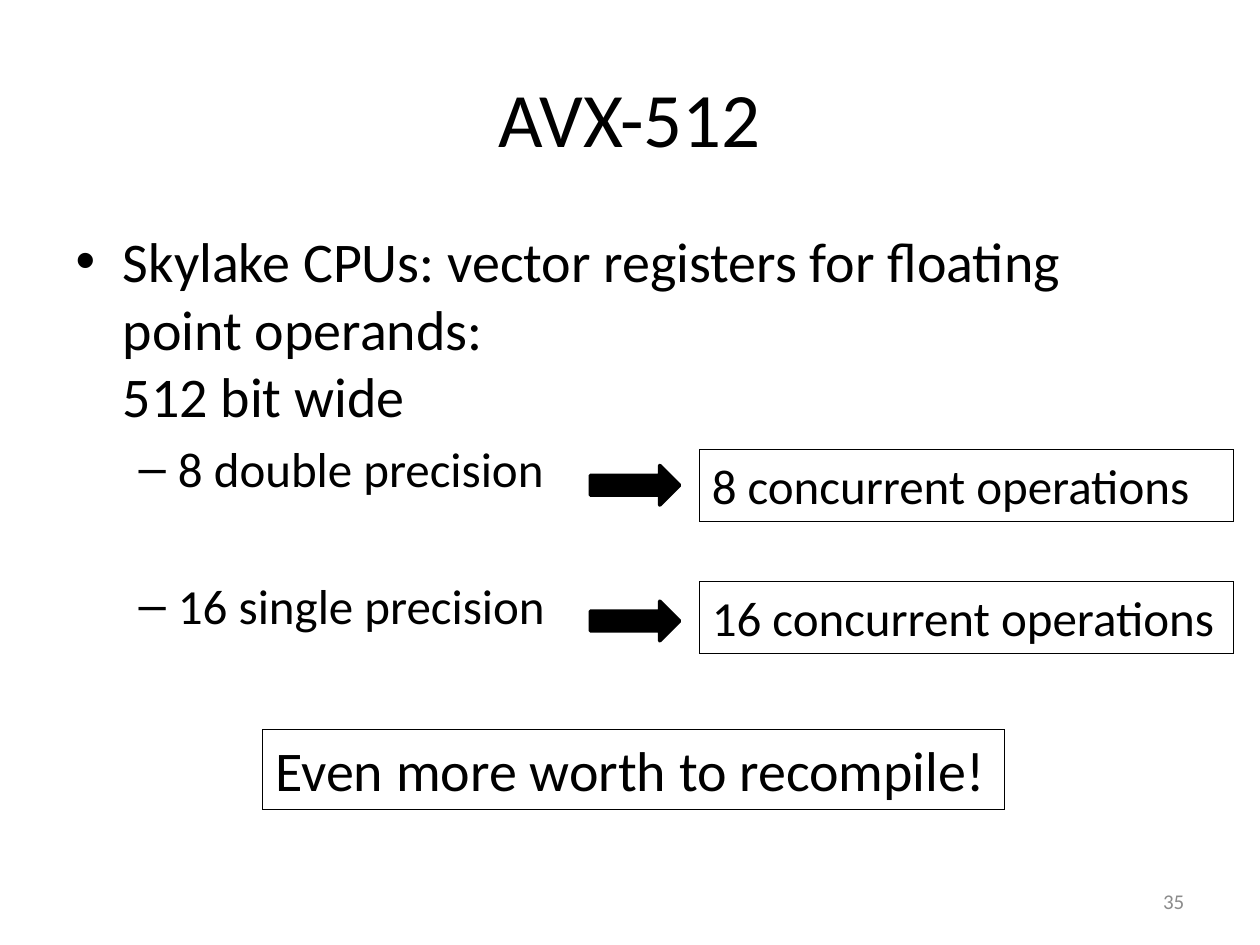
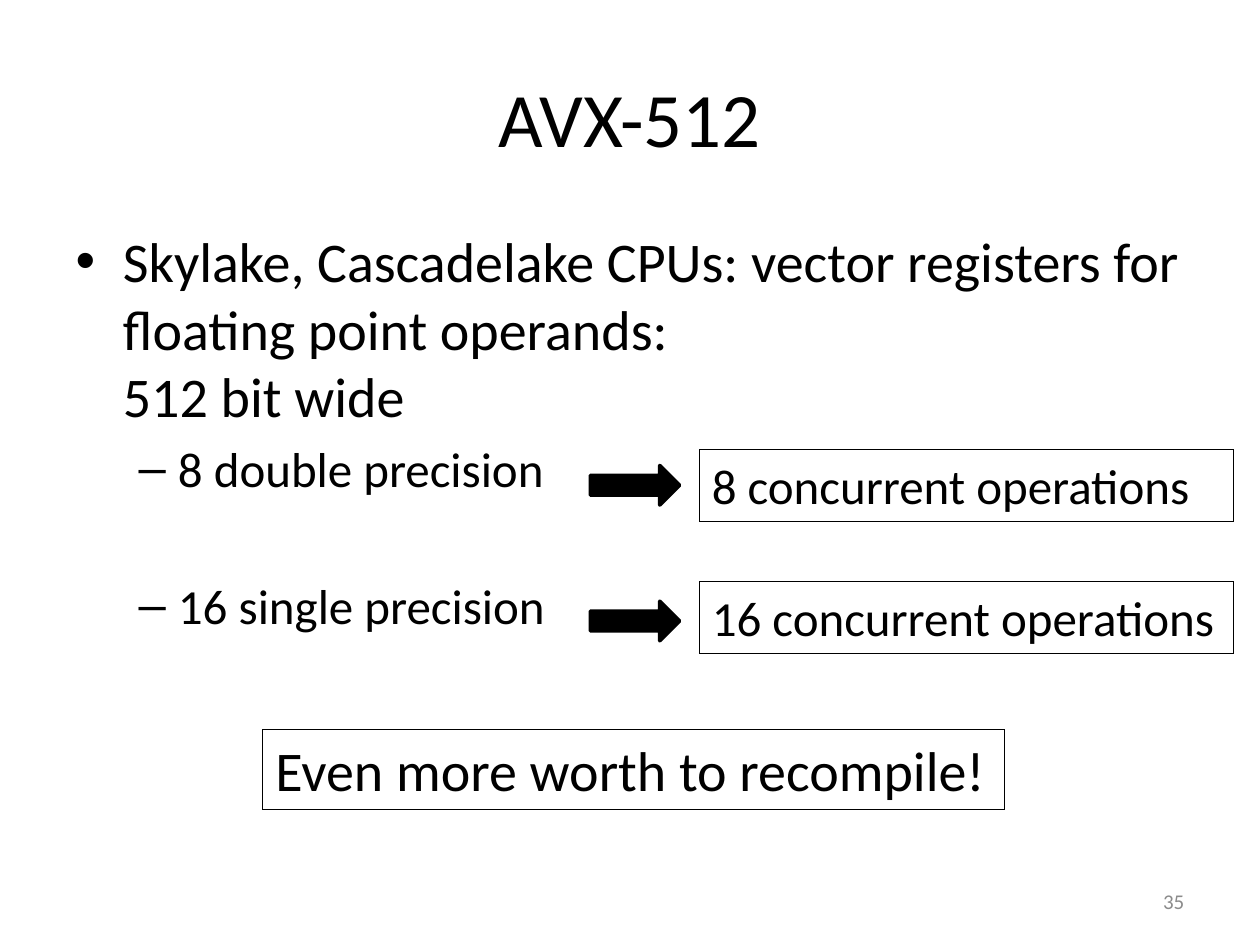
Before and after one commit to gjbex/Code-optimization, a slide deck: slide 35 of code_optimization.pptx. Drawn at 1260x945 pixels with LibreOffice and Linux fonts; fonts in the diff are those of the drawing. Boxes give left, top, right and bottom in pixels: in the first picture for what was removed or moved away, otherwise in the second. Text is boxed around its words. In the diff, an @@ line names an element or a change of style, - is before the commit and + after.

Commit message:
Add reference to cascadelake CPUs

```diff
--- a/code_optimization.pptx
+++ b/code_optimization.pptx
@@ text at (123, 243, 1178, 418): text changed @@
-• Skylake CPUs: vector registers for floating point operands:
-  512 bit wide
+• Skylake, Cascadelake CPUs: vector registers for floating point operands:
+  512 bit wide
```
